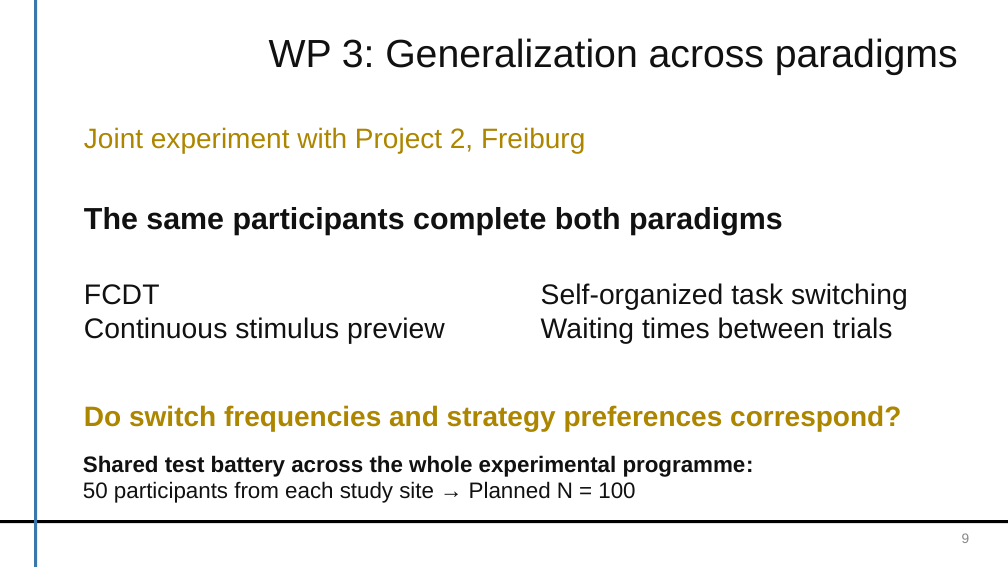
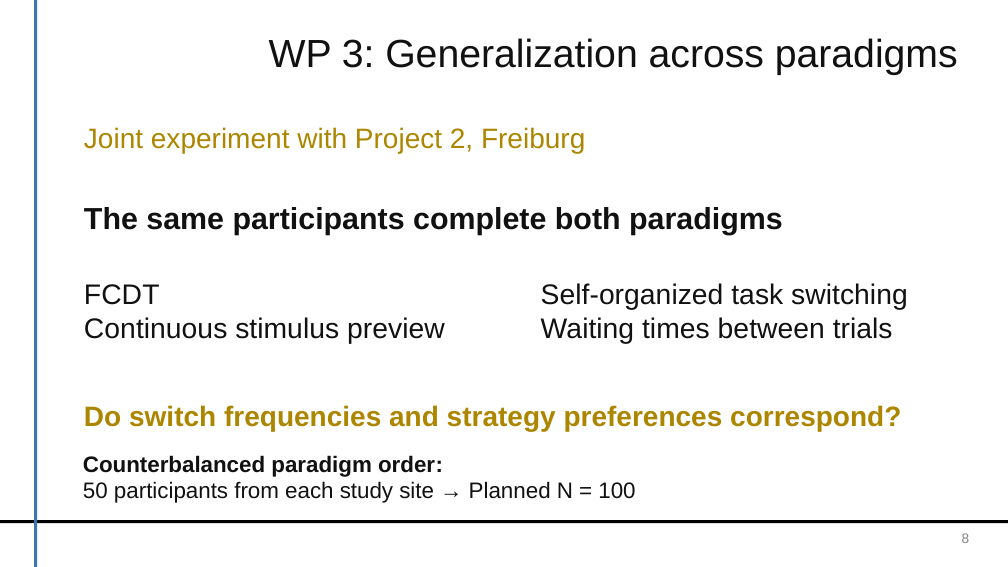
Before and after one commit to dirk-ostwald/Optimal-dual-task-performance, a slide deck: slide 9 of presentation/TP3-Kick-Off-Presentation-JB-DO.pptx (slide 8 before the commit). Drawn at 1008x567 pixels with LibreOffice and Linux fonts; fonts in the diff are those of the drawing; background and template pictures are left out. Boxes give left, top, right and bottom in pixels: in the first picture for what was removed or moved away, otherwise in the second. Text is boxed around its words. In the diff, an @@ line names an element or a change of style, - is before the commit and + after.

```diff
--- a/presentation/TP3-Kick-Off-Presentation-JB-DO.pptx
+++ b/presentation/TP3-Kick-Off-Presentation-JB-DO.pptx
@@ text at [83,455,443,477]: text changed @@
-Shared test battery across the whole experimental programme:
+Counterbalanced paradigm order:
```
Also in this commit, not shown: 6 other slides changed, 20 slides added, 11 other files.
